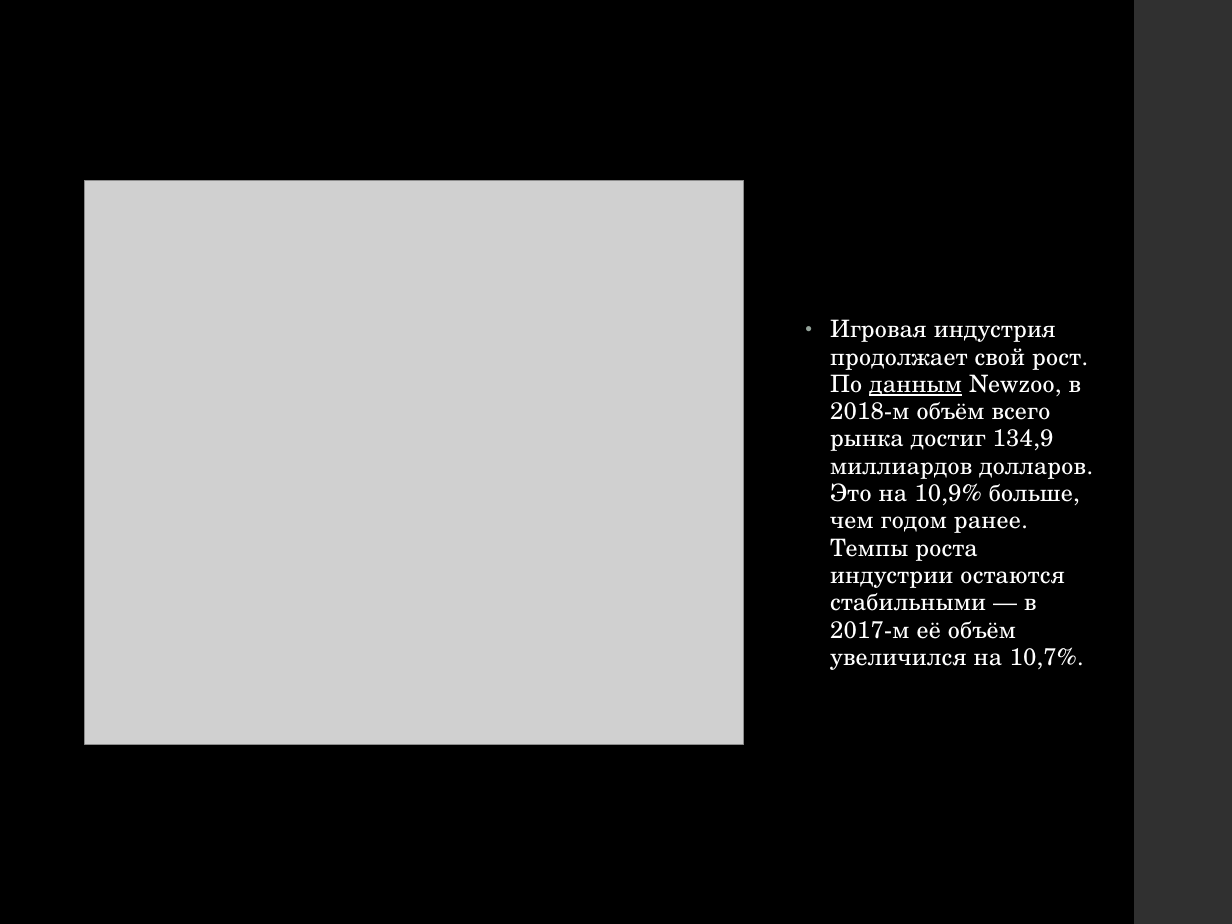
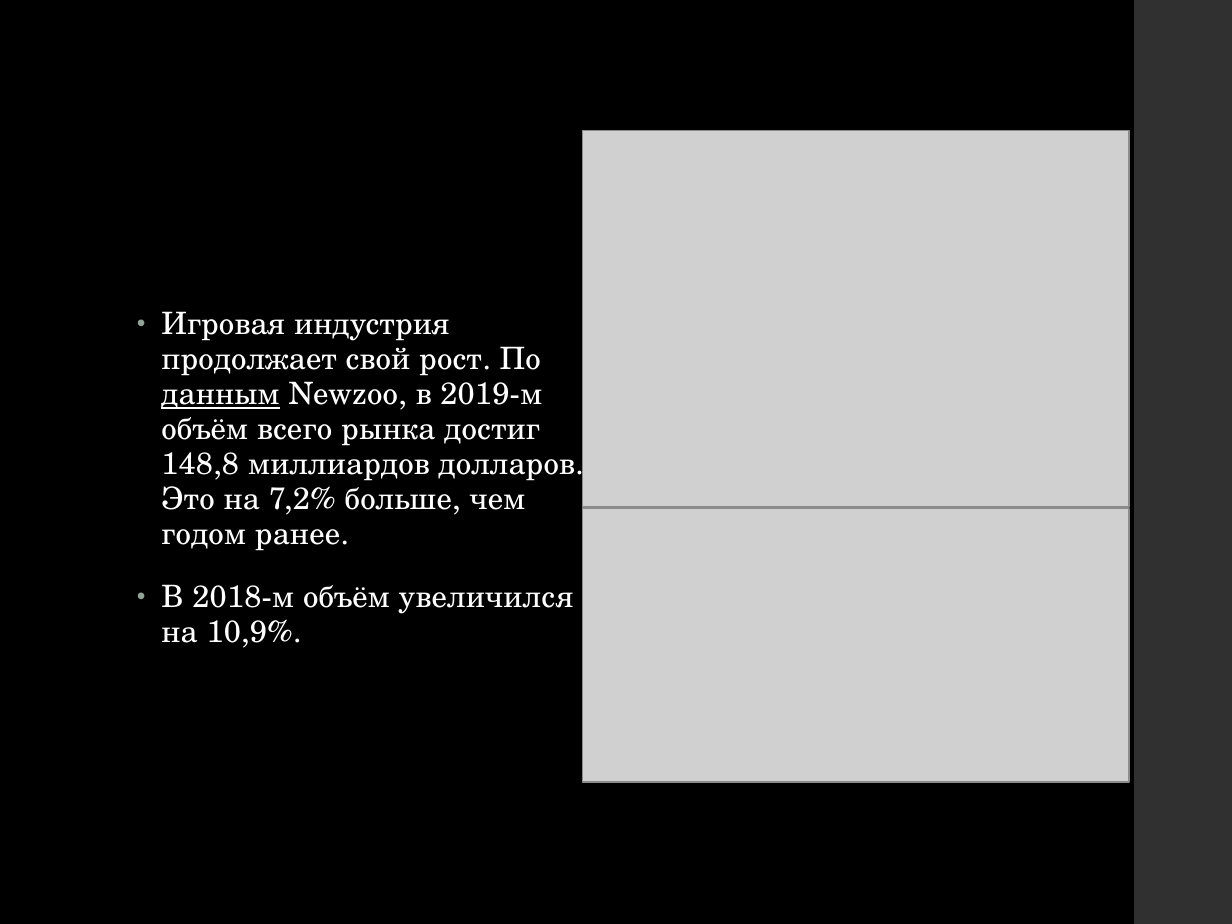
Before and after one commit to Kexfff/SchoolProjectGame, a slide deck: slide 4 of Presentation 4.3.pptx. Drawn at 1232x924 pixels with LibreOffice and Linux fonts; fonts in the diff are those of the drawing; grey boxes stand for pictures. Boxes give left, top, right and bottom in pixels: in the first picture for what was removed or moved away, otherwise in the second. Text is boxed around its words. In the diff, an @@ line names an element or a change of style, - is before the commit and + after.

Commit message:
presentation

```diff
--- a/Presentation 4.3.pptx
+++ b/Presentation 4.3.pptx
@@ picture added at (x1=583, y1=131, x2=1130, y2=508) @@
@@ picture removed at (x1=85, y1=180, x2=744, y2=744) @@
@@ text at (x1=161, y1=311, x2=575, y2=648): text changed; size 14 to 18 pt @@
-• Игровая индустрия продолжает свой рост. По данным Newzoo, в 2018-м объём всего рынка достиг 134,9 миллиардов долларов. Это на 10,9% больше, чем годом ранее. Темпы роста индустрии остаются стабильными — в 2017-м её объём увеличился на 10,7%.
+• Игровая индустрия продолжает свой рост. По данным Newzoo, в 2019-м объём всего рынка достиг 148,8 миллиардов долларов. Это на 7,2% больше, чем годом ранее.
+• В 2018-м объём увеличился на 10,9%.
@@ picture added at (x1=583, y1=508, x2=1130, y2=781) @@
```
Also in this commit, not shown: 3 other slides changed, 1 slide added, 1 slide removed.
